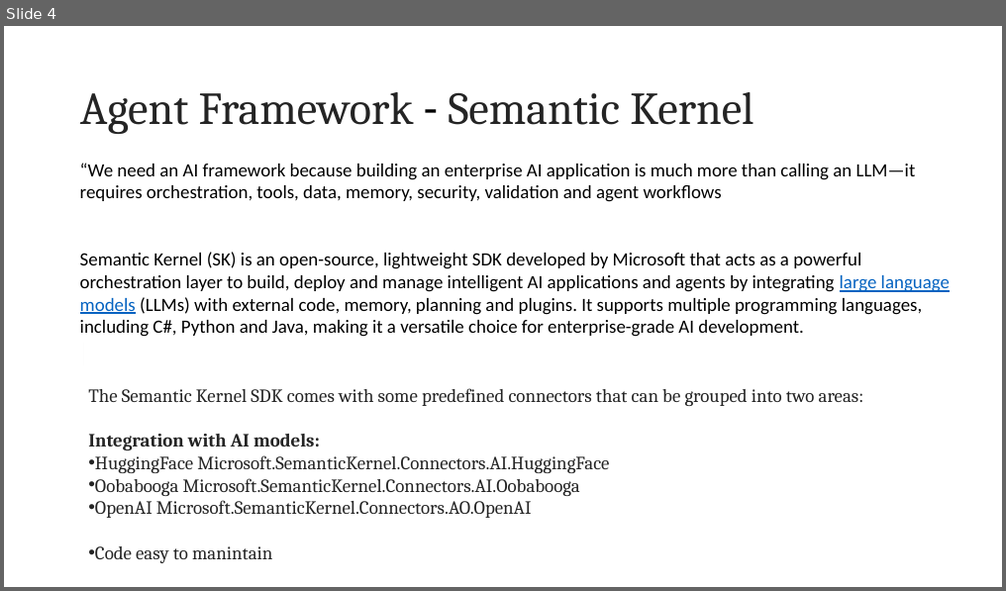
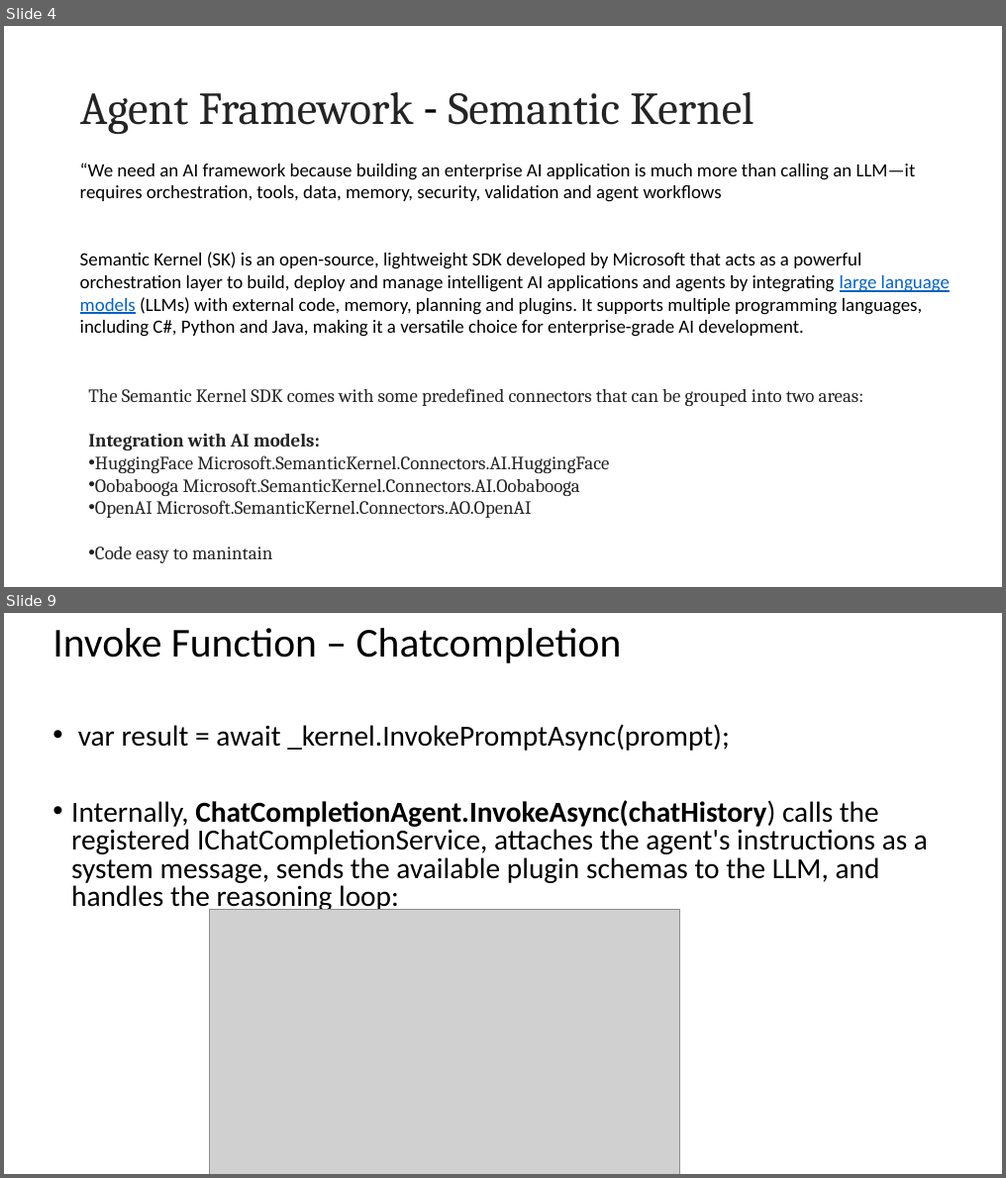
Before and after one commit to deveshomar/EducationAIAgent, a slide deck: Session8/AgentFramework.pptx. Shown one above the other, each under a label of ours: slide 4 before the commit, slides 4 and 9 after it; the slides between them are not shown. The pictures are 1006x591 and 1006x1178 pixels, drawn with LibreOffice and Linux fonts; fonts in the diff are those of the drawing; grey boxes stand for pictures. Boxes give left, top, right and bottom in pixels: in the first picture for what was removed or moved away, otherwise in the second. Text is boxed around its words. In the diff, an @@ line names an element or a change of style, - is before the commit and + after.

```diff
--- a/Session8/AgentFramework.pptx
+++ b/Session8/AgentFramework.pptx
@@ slide 9 added at bbox=[4, 613, 1002, 1174], background #FFFFFF @@
@@ title added at bbox=[53, 628, 622, 663], 39.6 pt, text #000000 @@
+Invoke Function – Chatcompletion
@@ text added at bbox=[71, 724, 928, 913], 28 pt, text #000000 @@
+• var result = await _kernel.InvokePromptAsync(prompt);
+• Internally, ChatCompletionAgent.InvokeAsync(chatHistory) calls the registered IChatCompletionService, attaches the agent's instructions as a system message, sends the available plugin schemas to the LLM, and handles the reasoning loop:
@@ picture added at bbox=[209, 909, 680, 1174] @@
```
Also in this commit, not shown: 5 other slides added, 20 other files.
